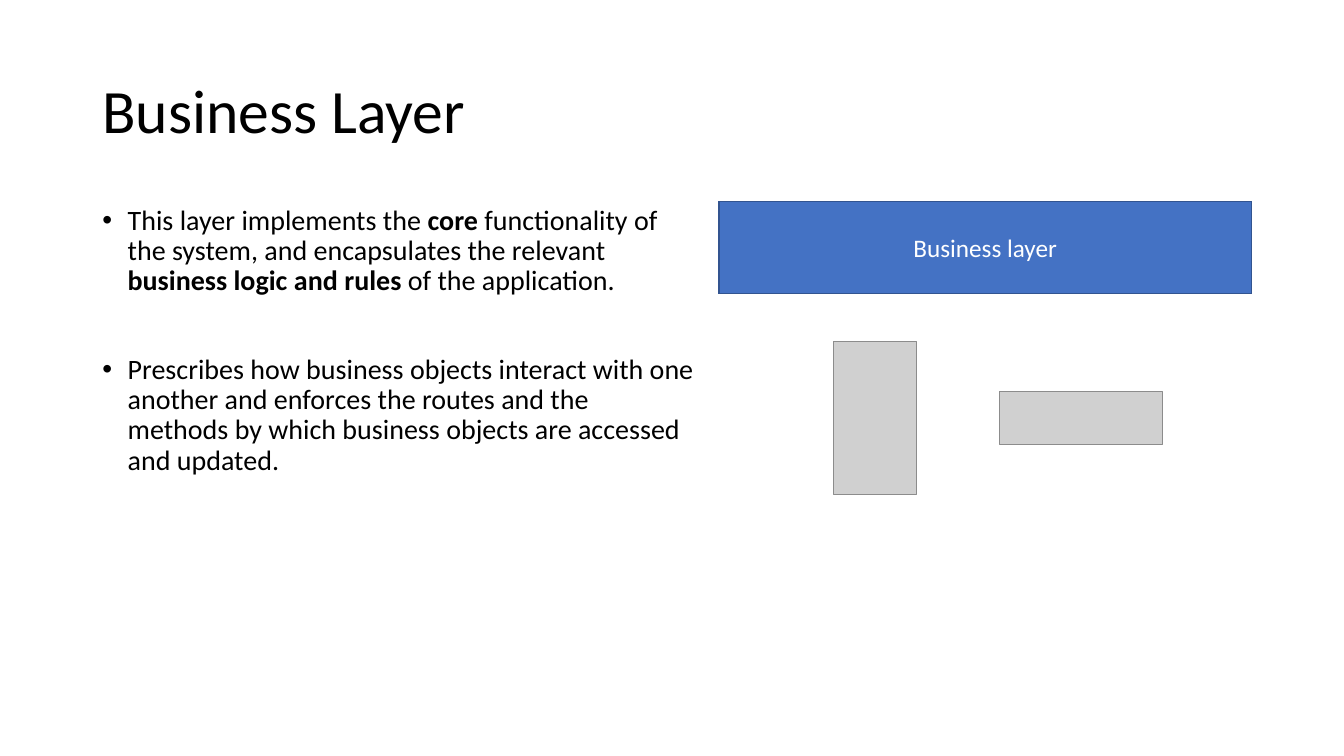
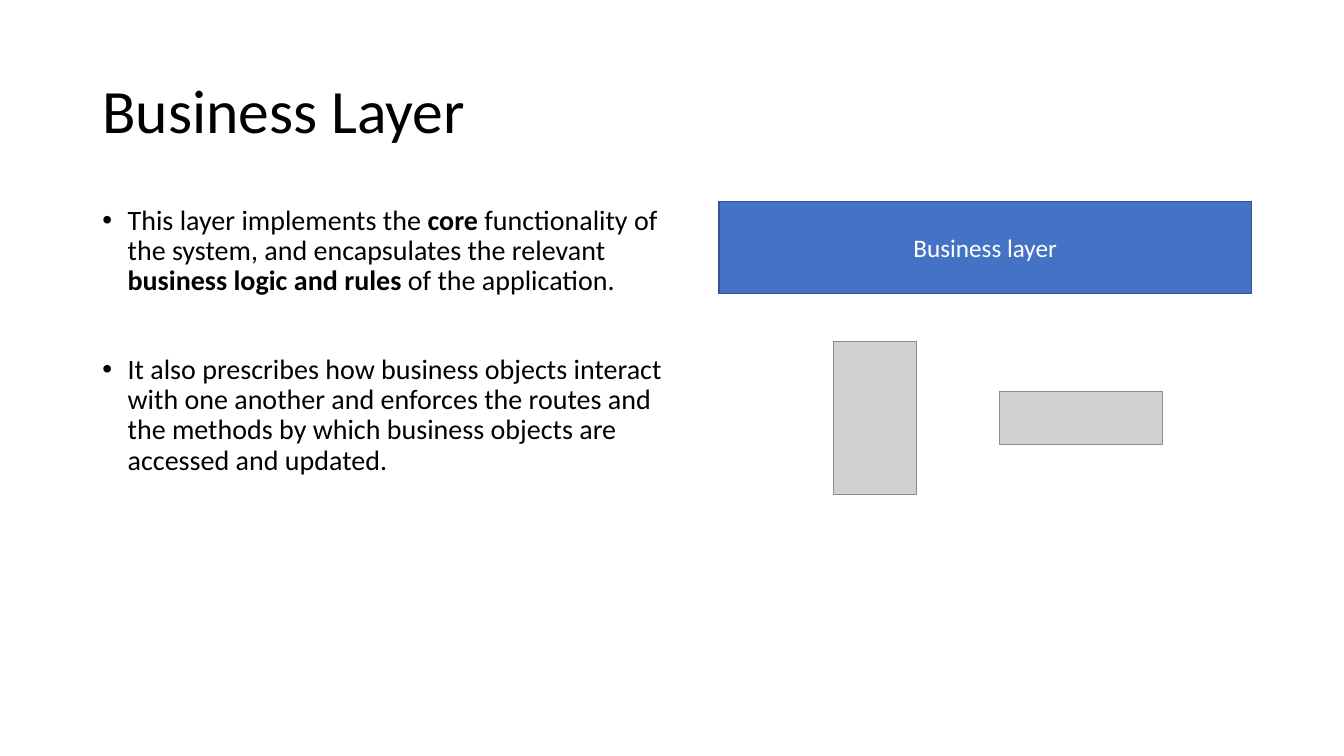
Before and after one commit to fnmps/multilayer-java-template, a slide deck: slide 8 of multilayer-template/Documentation/Multilayer applications.pptx. Drawn at 1344x756 pixels with LibreOffice and Linux fonts; fonts in the diff are those of the drawing; grey boxes stand for pictures. Boxes give left, top, right and bottom in pixels: in the first picture for what was removed or moved away, otherwise in the second. Text is boxed around its words. In the diff, an @@ line names an element or a change of style, - is before the commit and + after.

```diff
--- a/multilayer-template/Documentation/Multilayer applications.pptx
+++ b/multilayer-template/Documentation/Multilayer applications.pptx
@@ text at (128,359,662,475): text changed @@
-• Prescribes how business objects interact with one another and enforces the routes and the methods by which business objects are accessed and updated.
+• It also prescribes how business objects interact with one another and enforces the routes and the methods by which business objects are accessed and updated.
```
Also in this commit, not shown: 5 other slides changed, 2 slides added, 7 other files.
